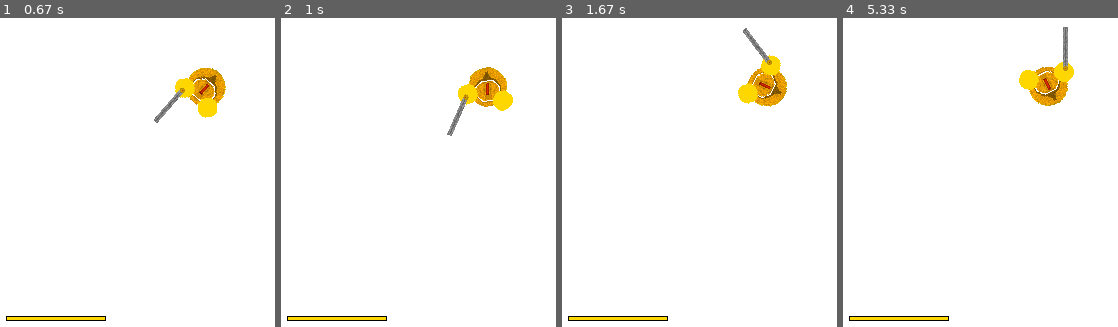
Above: before the commit, frames 1-4 (left to right).
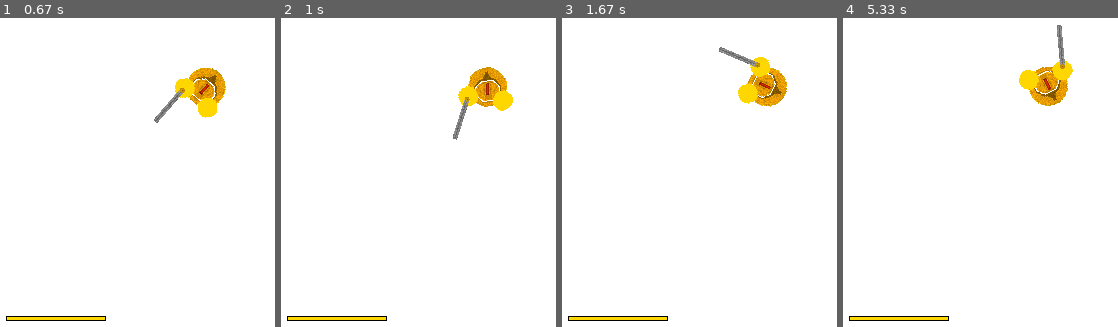
Above: after the commit, the same moments.

Repository: fjaviergb/Pygames-Hermanios
Game: pygame game, started from old/PruebaSuperPlayer.py
The game is run twice, just before and just after one commit, with the same random seed, the same clock (stepped at 60 frames per second) and the same inputs.
Inputs (mouse positions are in pixels of both pictures, inside the frame that each line leads up to):
- Up to frame 1 (0.67 s): hold D from 0.33 s (still down); move the mouse to (187, 107) at 0.37 s
- Up to frame 2 (1 s): release D at 0.8 s; click (490, 119) at 0.88 s
- Up to frame 3 (1.67 s): hold W 1.17-1.47 s; click (647, 89) at 1.25 s; hold D from 1.5 s (still down); click (outside the picture) at 1.58 s
- Up to frame 4 (5.33 s): release D at 1.97 s; hold A 2-2.53 s; click (outside the picture) at 2.08 s; hold S 2.57-2.87 s; click (1107, 129) at 2.65 s; hold A 2.9-3.3 s; click (outside the picture) at 2.98 s; hold W 3.33-3.7 s; click (870, 70) at 3.42 s; hold D 3.73-4.37 s; click (1054, 138) at 3.82 s; hold S 4.4-4.77 s; click (outside the picture) at 4.48 s; tap Space at 4.8 s; hold A from 5.13 s (still down); click (outside the picture) at 5.22 s

Frame 1 is identical in both runs. In frame 2, 0.5% of the frame differs, in the area x 60-72%, y 21-40%; in frame 3, 0.9%, in the area x 57-80%, y 3-20%; in frame 4, 0.5%.

Commit message:
Add archivo con variables lentas

Diff:
--- a/SuperPlayer.py
+++ b/SuperPlayer.py
@@ -69,8 +69,6 @@
         for block in block_hit_list_masked:
             self.live -= 1
             xclash, yclash = pg.sprite.collide_mask(self, block)
-            # print(xclash, self.x, self.rect.width / 2)
-            print(xclash + self.x - self.rect.width / 2, yclash + self.y - self.rect.height / 2, block.anglehit)
 
     ###########################################################
     # FUNCION RECEPCION DAÑO
@@ -82,8 +80,6 @@
             block_hit_list_masked = sprite_collision(self, "espada", "col_sprites")
             for block in block_hit_list_masked:
                 xclash, yclash = pg.sprite.collide_mask(self.espada, block)
-                print(xclash + self.x - self.espada.rect.width / 2, yclash + self.y - self.espada.rect.height / 2,
-                      self.anglehit)
                 if self.slashleft:
                     self.clashleft = True
                     self.clash_count = self.chargecount
@@ -127,7 +123,7 @@
         #  Metodo para depurar la colision en movimiento.
         #  Como dos objetos en "movimiento" pueden superponerse sin llegar a colisionar
         #  hacemos un pequenno barrido de los angulos para ver si se encuentran.
-        for i in range(1, 15):
+        for i in range(1, vars.IPT_CHARGECOUNT_SLASH):
             #  TODO si el objeto es pequenno puede fallar.
             self.chargecount = counter - i
             self.anglehit = angle - angle_grad + signo * (self.chargecount) * vars.APT_SWORD
--- a/server.py
+++ b/server.py
@@ -28,10 +28,8 @@
             players[player] = data
             for p_index in players:
                 if not players[p_index]:
-                    #players[player] = (0,0,0,0,0,0,0,0,0,0)
                     players.pop(p_index)
             reply = list(players.values())
-            print(reply)
             conn.send(str.encode(str(reply)))
 
         except:
--- a/utils.py
+++ b/utils.py
@@ -8,7 +8,7 @@
     if getattr(self, swing):
         if self.chargecount <= APT_SWORD_SWINGLIMIT:
             self.anglehit = self.angle + self.chargecount * angle_hit_orientation * APT_SWORD
-            self.chargecount += 1
+            self.chargecount += IPT_CHARGECOUNT_STANDARD
         if button_click == 0:
             self.countlimit = self.chargecount
             setattr(self, slash, True)
@@ -24,14 +24,14 @@
     elif getattr(self, back):
         if self.chargecount <= 1:
             self.anglehit = self.angle + self.chargecount * angle_hit_orientation * APT_SWORD
-            self.chargecount += 1
+            self.chargecount += IPT_CHARGECOUNT_STANDARD
         else:
             setattr(self, back, False)
             self.chargecount = 1
     elif getattr(self, clash):
         if self.chargecount <= self.clash_count + APT_SWORD_CLASHLIMIT:
             self.anglehit = self.angle + self.chargecount * angle_hit_orientation * APT_SWORD
-            self.chargecount += 1
+            self.chargecount += IPT_CHARGECOUNT_STANDARD
         else:
             self.clash_count = 0
             self.chargecount = 1
--- a/variables.py
+++ b/variables.py
@@ -7,7 +7,7 @@
 HALF_SCREEN_Y = HEIGHT / 2 # Posicion media del eje Y
 LIVEINIT = 10  # Cantidad de vida
 DIS_SECURE = 2  # Dis en dis_tic de seguridad para no entrar
-DISMAX_TIC = 40  # Dis maxima por tick en el dasheo
+DISMAX_TIC = 8  # Dis maxima por tick en el dasheo
 APT_SWORD = 3  # Angle per tick, de la espada. Empleado everywhere
 DISMAX = 80  # Dis máxima que se realiza en el dasheo
 ENERGYMAX = 100  # Energía completa
@@ -23,7 +23,10 @@
 # determina el ángulo que alcanza en el sentido del swing, al colisionar..
 # En sword_collision().
 DASH_CD = 5000  # Cooldown, en milisegundos, para el dash.
-VELOCITY = 10
+VELOCITY = 2
+IPT_CHARGECOUNT_SLASH = 5 #Incremento del chargecount sin colisión en función sword_collision
+IPT_CHARGECOUNT_STANDARD = 1 #Incremento del chargecount sin colision en funcion sword_movement
+
 
 BODY_RADIO = 20
 BODY_IMG_WIDTH = 50
--- a/variables_slow.py
+++ b/variables_slow.py
@@ -24,6 +24,8 @@
 # En sword_collision().
 DASH_CD = 5000  # Cooldown, en milisegundos, para el dash.
 VELOCITY = 10
+IPT_CHARGECOUNT_SLASH = 15 #Incremento del chargecount sin colisión en función sword_collision
+IPT_CHARGECOUNT_STANDARD = 6 #Incremento del chargecount sin colision en funcion sword_movement
 
 BODY_RADIO = 20
 BODY_IMG_WIDTH = 50
